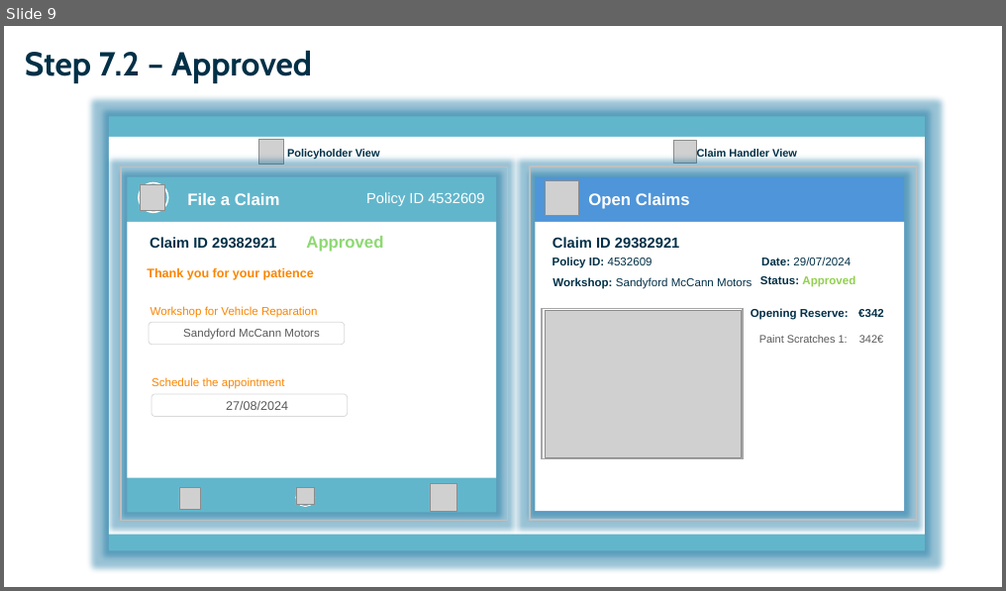
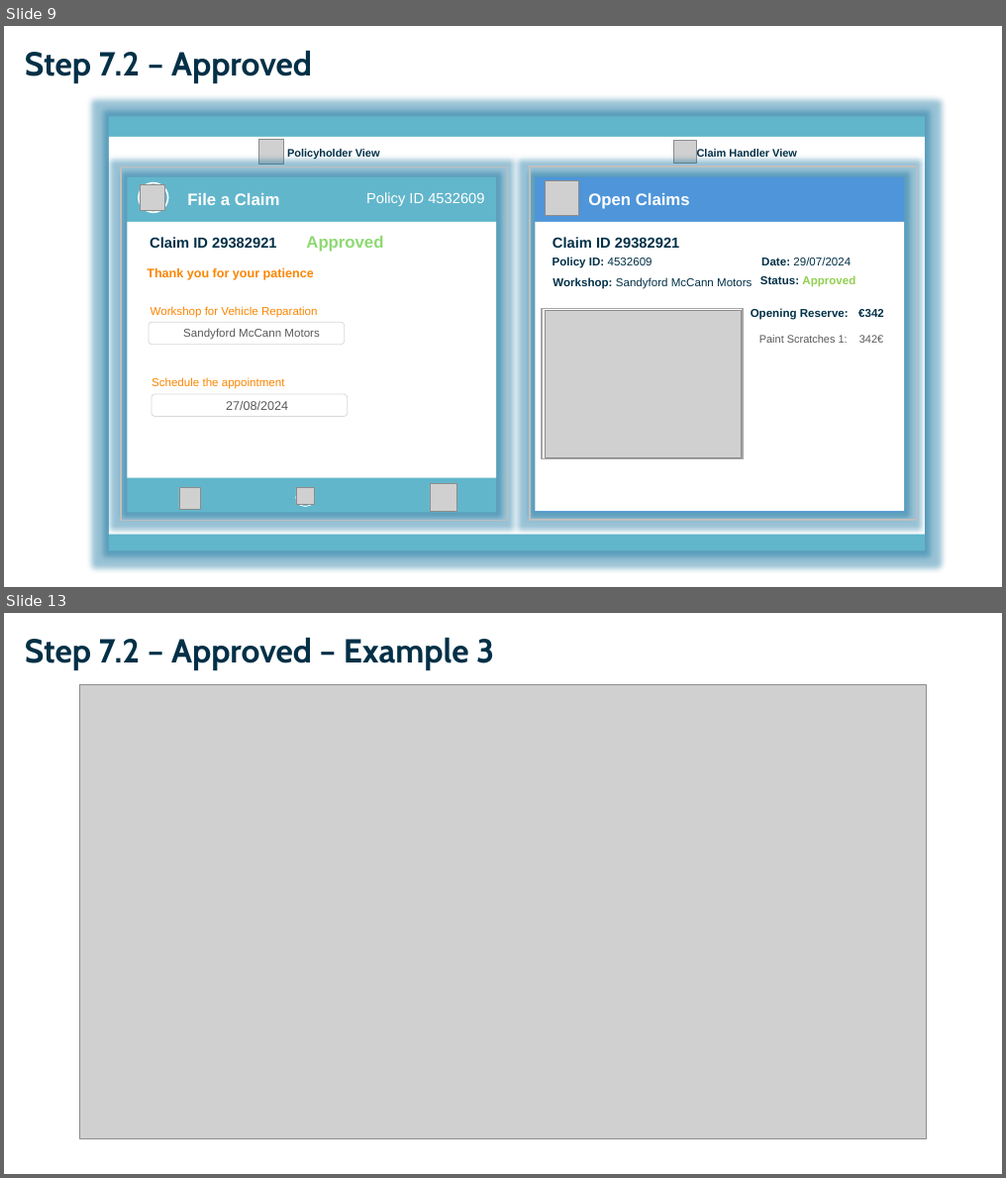
Before and after one commit to ACM40960/project-danielquesada89, a slide deck: Others/Auto App.pptx. Shown one above the other, each under a label of ours: slide 9 before the commit, slides 9 and 13 after it; the slides between them are not shown. The pictures are 1006x591 and 1006x1178 pixels, drawn with LibreOffice and Linux fonts; fonts in the diff are those of the drawing; grey boxes stand for pictures. Boxes give left, top, right and bottom in pixels: in the first picture for what was removed or moved away, otherwise in the second. Text is boxed around its words. In the diff, an @@ line names an element or a change of style, - is before the commit and + after.

```diff
--- a/Others/Auto App.pptx
+++ b/Others/Auto App.pptx
@@ slide 13 added at <box>4,613,1002,1174</box>, background #FFFFFF @@
@@ title added at <box>25,637,494,670</box>, 32 pt, text #023047, bold @@
+Step 7.2 – Approved – Example 3
@@ picture added at <box>79,685,927,1140</box> @@
```
Also in this commit, not shown: 5 other slides added, 13 other files.
